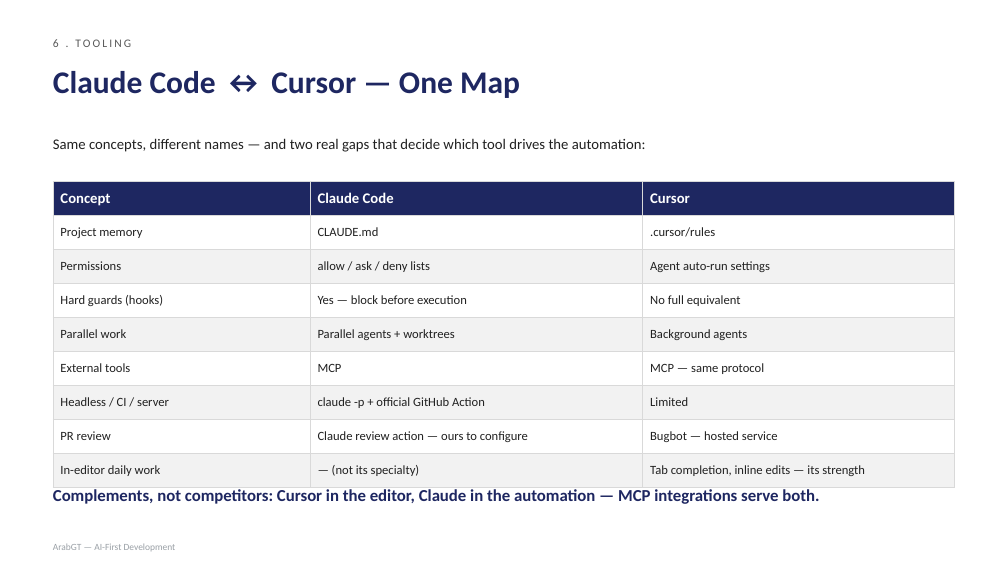
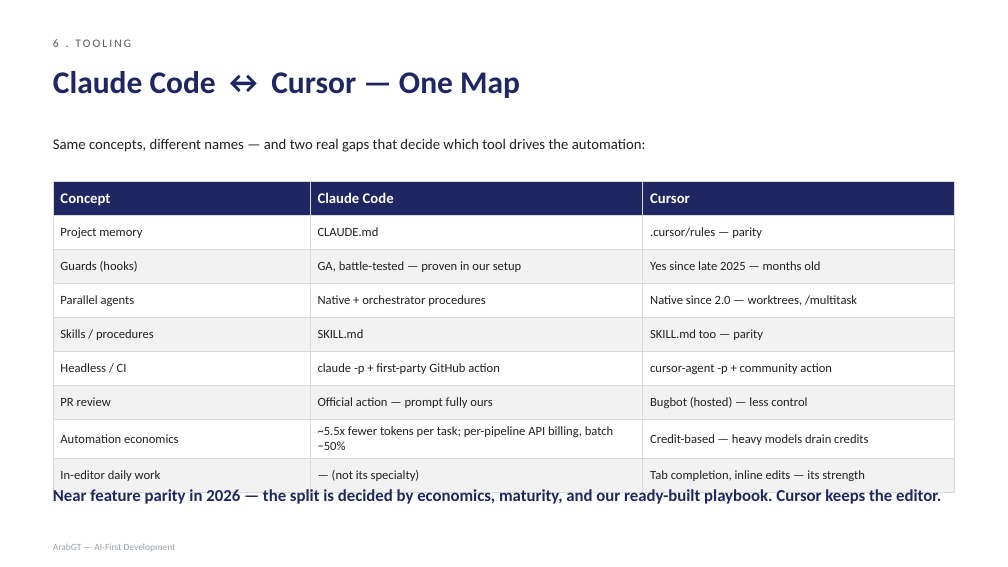
Before and after one commit to omar-arabgt/ai-development-lab, a slide deck: slide 7 of slides/ai-first-development.pptx. Drawn at 1008x567 pixels with LibreOffice and Linux fonts; fonts in the diff are those of the drawing. Boxes give left, top, right and bottom in pixels: in the first picture for what was removed or moved away, otherwise in the second. Text is boxed around its words. In the diff, an @@ line names an element or a change of style, - is before the commit and + after.

Commit message:
Fact-check corrections: Cursor now has hooks, headless CLI, native parallel agents
Updated the Claude-Cursor comparison everywhere (deck slide 7, both
guides, mapping doc) to 2026 reality: near feature parity; the split
decision now rests on automation economics (~5.5x token efficiency,
per-pipeline API billing vs credits), guard maturity, first-party
GitHub integration, and our proven playbook. Added section 8 to both
guides: the full Sentry -> Linear -> PR loop with exact wiring points.

```diff
--- a/slides/ai-first-development.pptx
+++ b/slides/ai-first-development.pptx
@@ table at [53,181,955,485] @@
-row 2, column 3: .cursor/rules
+row 2, column 3: .cursor/rules — parity
-row 3: Permissions | allow / ask / deny lists | Agent auto-run settings
+row 3: Guards (hooks) | GA, battle-tested — proven in our setup | Yes since late 2025 — months old
-row 4: Hard guards (hooks) | Yes — block before execution | No full equivalent
+row 4: Parallel agents | Native + orchestrator procedures | Native since 2.0 — worktrees, /multitask
-row 5: Parallel work | Parallel agents + worktrees | Background agents
+row 5: Skills / procedures | SKILL.md | SKILL.md too — parity
-row 6: External tools | MCP | MCP — same protocol
+row 6: Headless / CI | claude -p + first-party GitHub action | cursor-agent -p + community action
-row 7: Headless / CI / server | claude -p + official GitHub Action | Limited
+row 7: PR review | Official action — prompt fully ours | Bugbot (hosted) — less control
-row 8: PR review | Claude review action — ours to configure | Bugbot — hosted service
+row 8: Automation economics | ~5.5x fewer tokens per task; per-pipeline API billing, batch −50% | Credit-based — heavy models drain credits
@@ text at [53,489,941,504]: text changed @@
-Complements, not competitors: Cursor in the editor, Claude in the automation — MCP integrations serve both.
+Near feature parity in 2026 — the split is decided by economics, maturity, and our ready-built playbook. Cursor keeps the editor.
```
Also in this commit, not shown: 3 other files.
